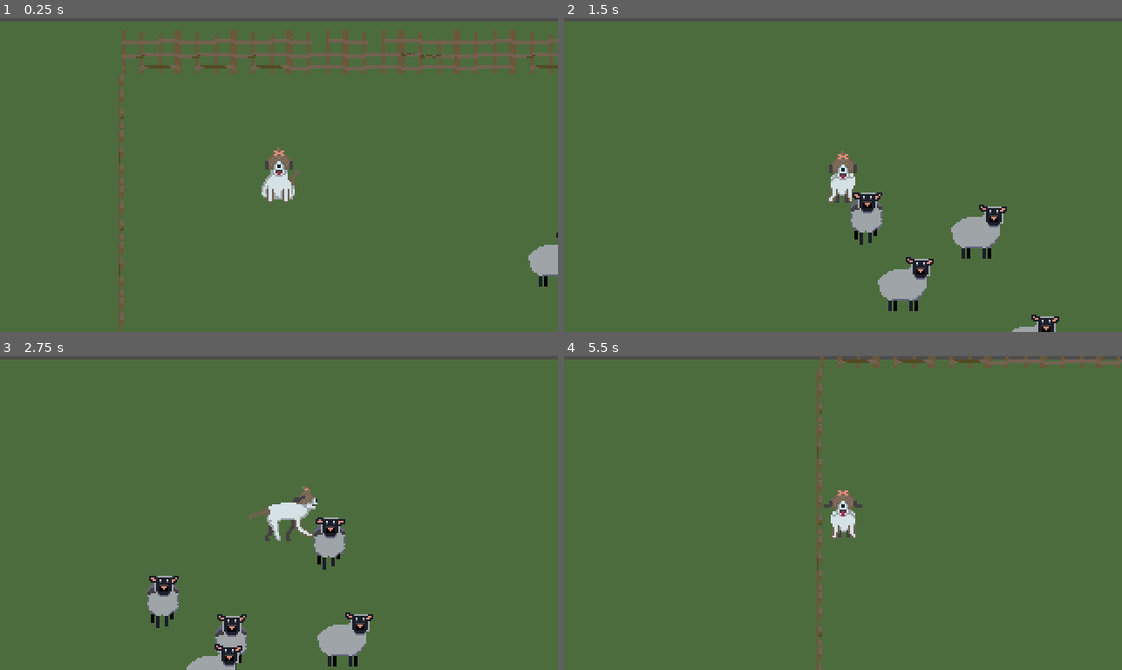
Above: before the commit, frames 1-4 (two rows, left to right).
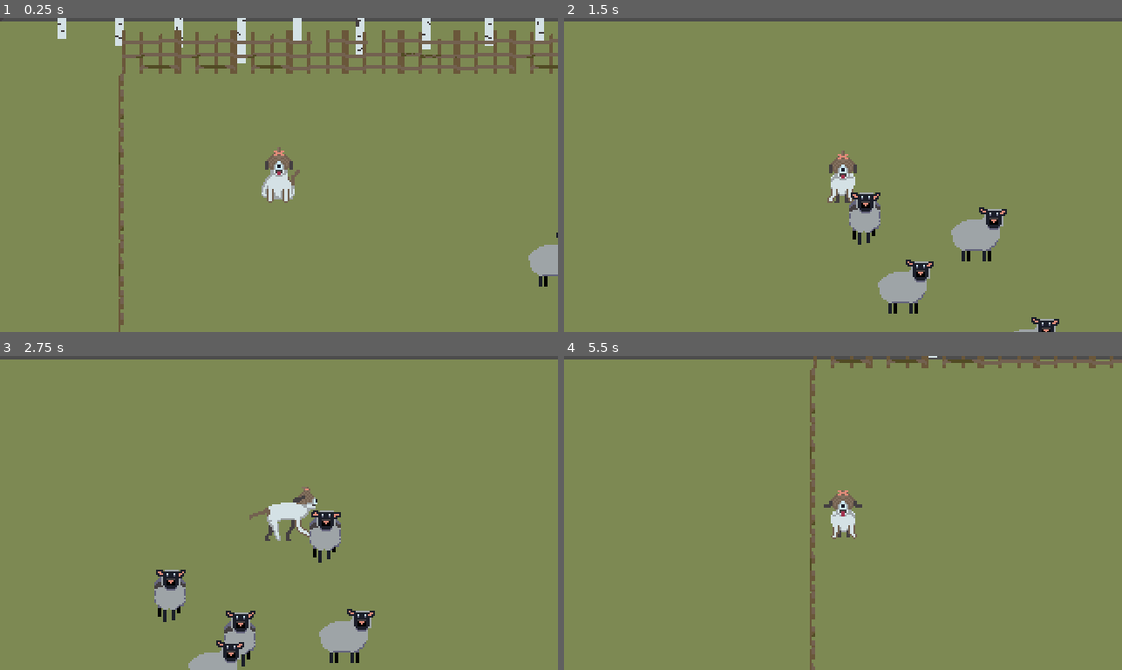
Above: after the commit, the same moments.

Repository: rottabonus/seppo_the_sheepdog
Game: Godot game, scene res://main.tscn
The game is run twice, just before and just after one commit, with the same random seed, the same clock (stepped at 60 frames per second) and the same inputs.
Inputs:
- Up to frame 1 (0.25 s): no input
- Up to frame 2 (1.5 s): hold Right (move_right) 0.53-1.28 s; hold Space (bark) 0.53-1.28 s; hold Down (move_down) from 1.28 s (still down); tap Space (bark) at 1.35 s
- Up to frame 3 (2.75 s): release Down (move_down) at 2.03 s; hold Right (move_right) from 2.03 s (still down); hold Space (bark) from 2.03 s (still down)
- Up to frame 4 (5.5 s): release Right (move_right) at 2.78 s; release Space (bark) at 2.78 s; hold Up (move_up) 2.78-3.53 s; tap Space (bark) at 2.85, 4.35 s; hold Space (bark) 3.53-4.28 s; hold Left (move_left) 3.53-5.03 s; hold Down (move_down) from 5.03 s (still down); hold Space (bark) from 5.03 s (still down)

The runs differ from the first frame. In frame 1, 93% of the frame differs, in the area x 0-100%, y 0-100%; in frame 2, 96%; in frame 3, 97%; in frame 4, 98%.

Commit message:
Add bg and HerdingZone
- both are WIP

Diff:
--- /dev/null
+++ b/HerdingZone.gd
@@ -0,0 +1,25 @@
+extends Area2D
+
+@export var goal: float
+var current: float
+
+func _ready():
+	current = 0
+
+func _process(_delta):
+	pass
+
+func _on_body_entered(body):
+	if body.has_method("on_goal_entered"):
+		body.on_goal_entered()
+		print("yippikayjee")
+		current += 1
+
+		if current == goal:
+			print("win game should happen!")
+
+
+func _on_body_exited(body):
+	if body.has_method("on_goal_entered"):
+		print("sheep left the area")
+		current -= 1
--- /dev/null
+++ b/herding_zone.tscn
@@ -0,0 +1,20 @@
+[gd_scene load_steps=3 format=3 uid="uid://byna2mjx2aih3"]
+
+[ext_resource type="Script" path="res://HerdingZone.gd" id="1_cewdk"]
+
+[sub_resource type="RectangleShape2D" id="RectangleShape2D_ouuop"]
+size = Vector2(127.5, 92)
+
+[node name="HerdingZone" type="Area2D"]
+monitorable = false
+priority = 2
+script = ExtResource("1_cewdk")
+goal = 5.0
+
+[node name="CollisionShape2D" type="CollisionShape2D" parent="."]
+position = Vector2(64.25, 46)
+shape = SubResource("RectangleShape2D_ouuop")
+debug_color = Color(1.20327e-06, 0.796098, 0.419452, 0.42)
+
+[connection signal="body_entered" from="." to="." method="_on_body_entered"]
+[connection signal="body_exited" from="." to="." method="_on_body_exited"]
--- a/main.tscn
+++ b/main.tscn
@@ -1,22 +1,38 @@
-[gd_scene load_steps=5 format=3 uid="uid://bmt4hdxamxuqo"]
+[gd_scene load_steps=7 format=3 uid="uid://bmt4hdxamxuqo"]
 
 [ext_resource type="Script" path="res://main.gd" id="1_l7bfh"]
 [ext_resource type="PackedScene" uid="uid://h7jba8nvsxed" path="res://sheep.tscn" id="2_7ibej"]
+[ext_resource type="Texture2D" uid="uid://byxyu54kbx5oj" path="res://background2.png" id="2_safr2"]
 [ext_resource type="PackedScene" uid="uid://bor04e6fwvy54" path="res://player.tscn" id="3_xidrt"]
 [ext_resource type="PackedScene" uid="uid://ddxqu8jb34qkf" path="res://fence_tilemap.tscn" id="4_rq03n"]
+[ext_resource type="PackedScene" uid="uid://byna2mjx2aih3" path="res://herding_zone.tscn" id="6_ejh20"]
 
 [node name="Main" type="Node2D"]
 y_sort_enabled = true
 script = ExtResource("1_l7bfh")
 
-[node name="CanvasLayer" type="CanvasLayer" parent="."]
-layer = -1
+[node name="Ground" type="CanvasLayer" parent="."]
+layer = -2
 
-[node name="ColorRect" type="ColorRect" parent="CanvasLayer"]
+[node name="Grass" type="ColorRect" parent="Ground"]
 offset_top = 2.0
 offset_right = 640.0
 offset_bottom = 360.0
-color = Color(0.297795, 0.423024, 0.244177, 1)
+color = Color(0.492159, 0.535593, 0.324513, 1)
+
+[node name="Background" type="CanvasLayer" parent="."]
+layer = -1
+follow_viewport_enabled = true
+
+[node name="TextureRect" type="TextureRect" parent="Background"]
+offset_left = -173.0
+offset_top = -120.0
+offset_right = 847.0
+offset_bottom = -5.0
+texture = ExtResource("2_safr2")
+
+[node name="HerdingZone" parent="." instance=ExtResource("6_ejh20")]
+position = Vector2(403, 146)
 
 [node name="Player" parent="." instance=ExtResource("3_xidrt")]
 y_sort_enabled = true
--- a/player.gd
+++ b/player.gd
@@ -1,11 +1,10 @@
 extends CharacterBody2D
 
 @export var speed = 400
-var screen_size
 signal BarkMovement
 
 func _ready():
-	screen_size = get_viewport_rect().size
+	pass
 
 func _process(delta):
 	var direction = Input.get_vector("move_left", "move_right", "move_up", "move_down")
--- a/player.tscn
+++ b/player.tscn
@@ -220,10 +220,10 @@
 [node name="AnimatedSprite2D" type="AnimatedSprite2D" parent="."]
 sprite_frames = SubResource("SpriteFrames_1ohxt")
 animation = &"run_back"
-frame_progress = 0.765024
+frame_progress = 0.00791757
 
 [node name="CollisionShape2D" type="CollisionShape2D" parent="."]
-position = Vector2(4, 9)
+position = Vector2(0, 9)
 rotation = 1.5708
 shape = SubResource("CapsuleShape2D_m3q6g")
 
@@ -233,7 +233,6 @@
 [node name="BarkInfluence" type="Area2D" parent="."]
 
 [node name="CollisionShape2D" type="CollisionShape2D" parent="BarkInfluence"]
-position = Vector2(3, 0)
 shape = SubResource("CircleShape2D_207c1")
 disabled = true
 
--- a/project.godot
+++ b/project.godot
@@ -10,7 +10,7 @@
 
 [application]
 
-config/name="SheepyMcSheepFace"
+config/name="SeppoTheSheepdog"
 run/main_scene="res://main.tscn"
 config/features=PackedStringArray("4.2", "Forward Plus")
 config/icon="res://icon.svg"
--- a/sheep.gd
+++ b/sheep.gd
@@ -27,6 +27,8 @@
 func move_from_bark():
 	$StateMachine.change_state("SheepBarkMove")
 
+func on_goal_entered():
+	print("i was herded!")
 
 func _on_sheep_collision_area_body_entered(body):
 	if body.name == "Player":
Binary file added: background2.png
Not shown, added: background2.png.import
